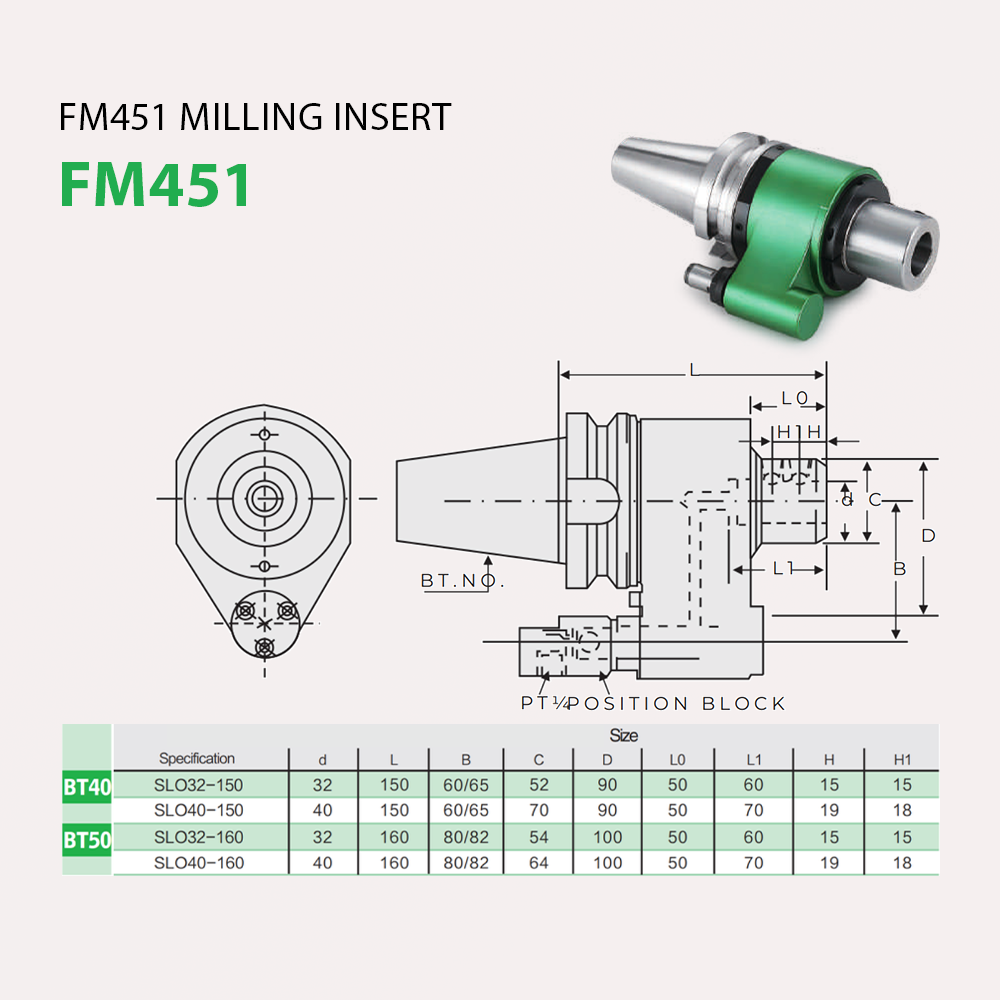
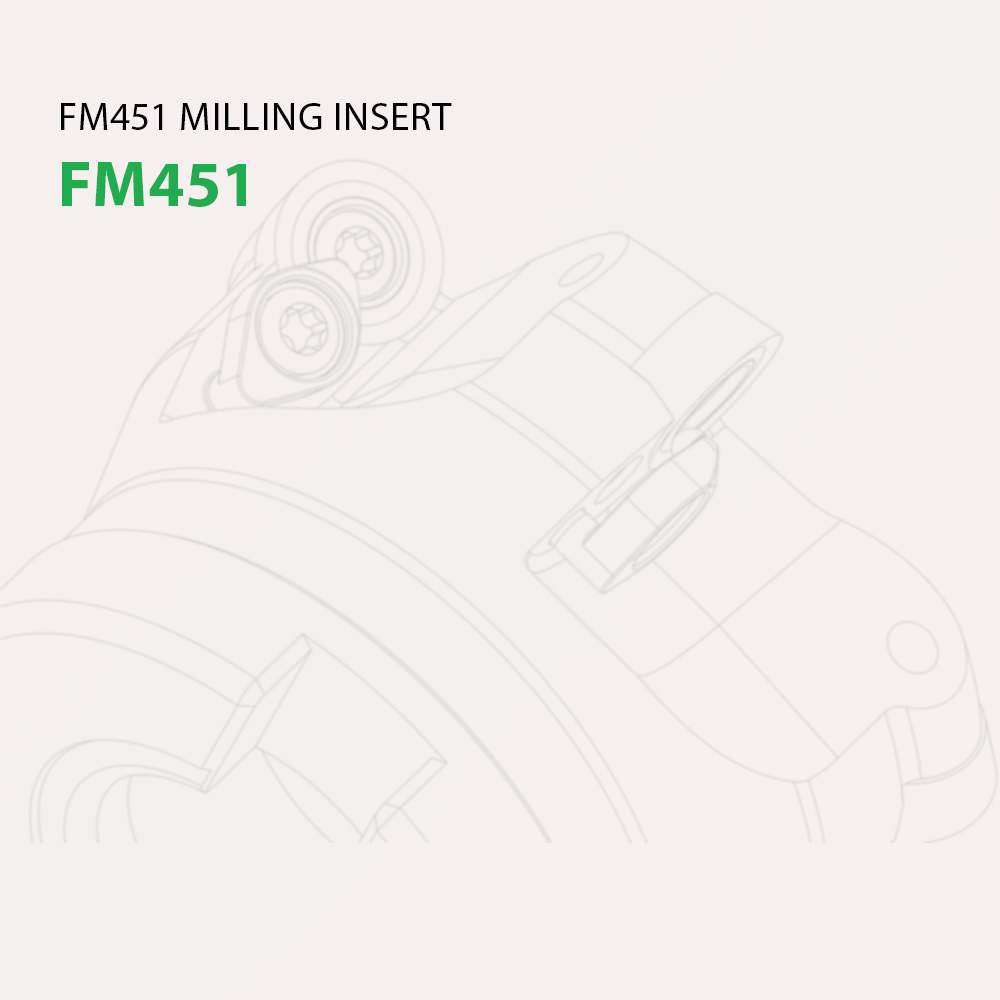
Two versions of the same layered image (1000px x 1000px). Layer-by-layer changes:
removed layer "Layer 36 copy 3" from group "anh-thong-so-ky-thuat" over [611, 132, 940, 361]
removed layer "Layer 38" from group "anh-thong-so-ky-thuat" over [155, 359, 940, 711]
removed layer "Layer 33" from group "anh-thong-so-ky-thuat" over [62, 724, 940, 876]
renamed "Layer 32" to "milling inssert background", opacity 100% → 45%, moved it out of group "khối định vị position block", painted on it over [0, 157, 999, 843]